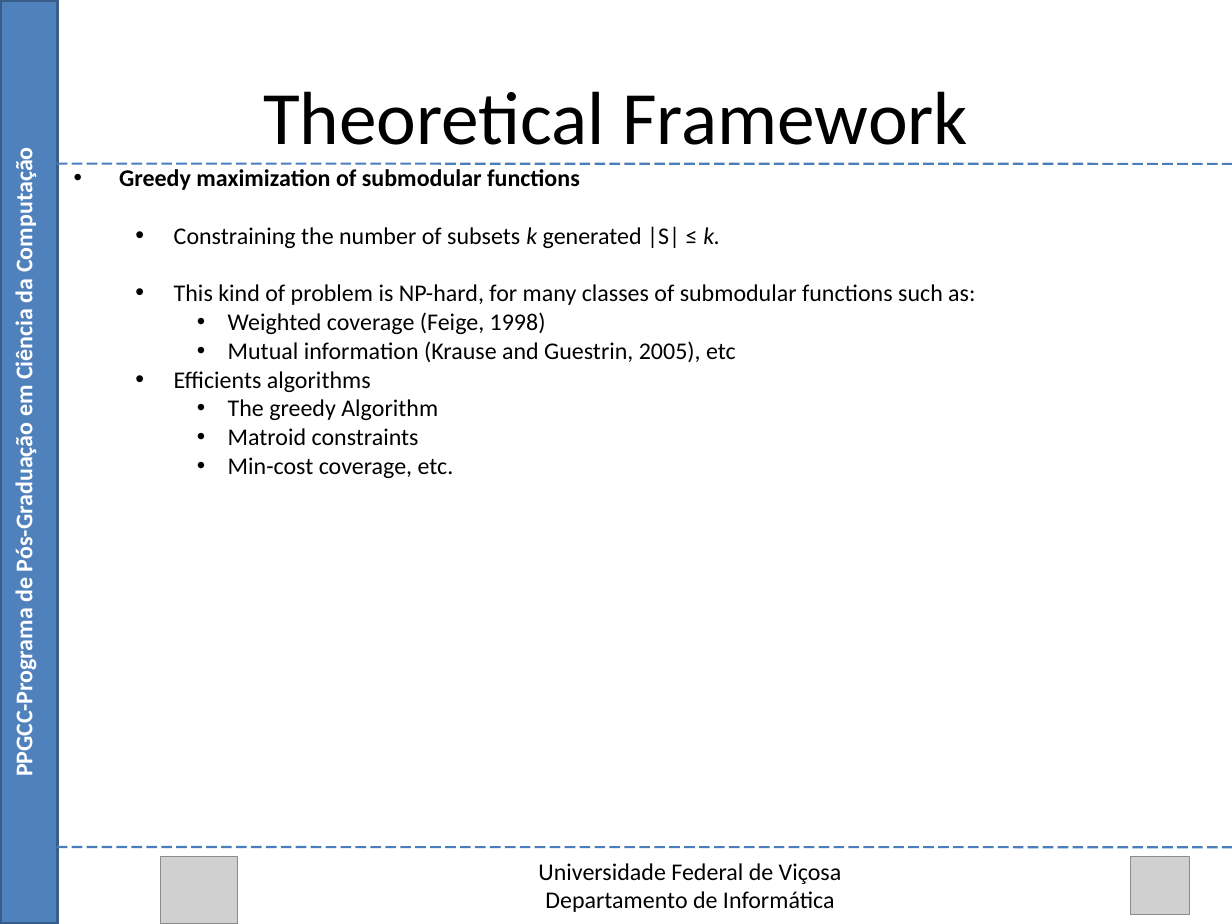
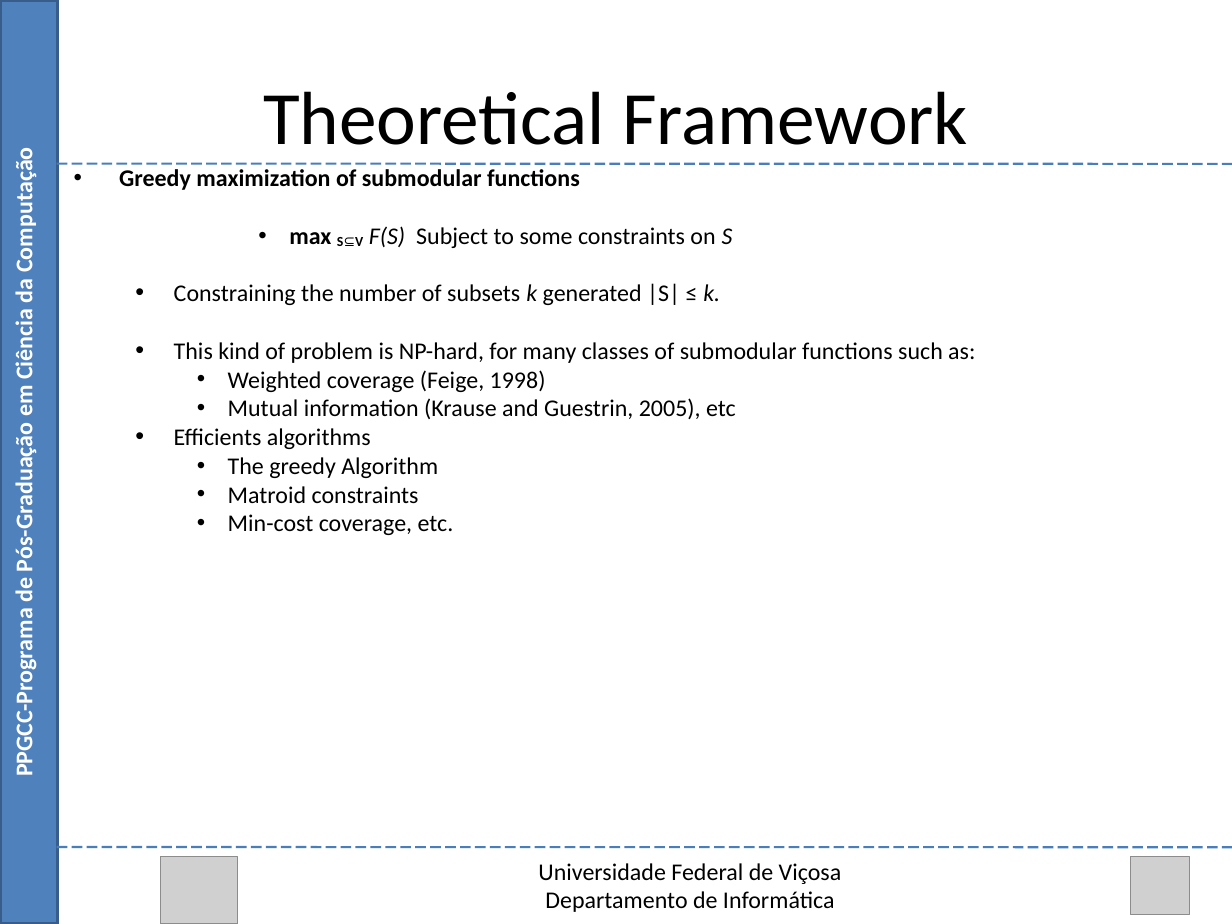
Before and after one commit to Marvinsky/research-marvin, a slide deck: slide 23 of latex/odp/selection heuristics.odp. Drawn at 1232x924 pixels with LibreOffice and Linux fonts; fonts in the diff are those of the drawing; grey boxes stand for pictures. Boxes give left, top, right and bottom in pixels: in the first picture for what was removed or moved away, otherwise in the second. Text is boxed around its words. In the diff, an @@ line names an element or a change of style, - is before the commit and + after.

```diff
--- a/latex/odp/selection heuristics.odp
+++ b/latex/odp/selection heuristics.odp
@@ text at [289, 226, 733, 248]: paragraph added @@
+      • max S⊆V F(S) Subject to some constraints on S
```
Also in this commit, not shown: 1 other slide changed, 1 other file.
